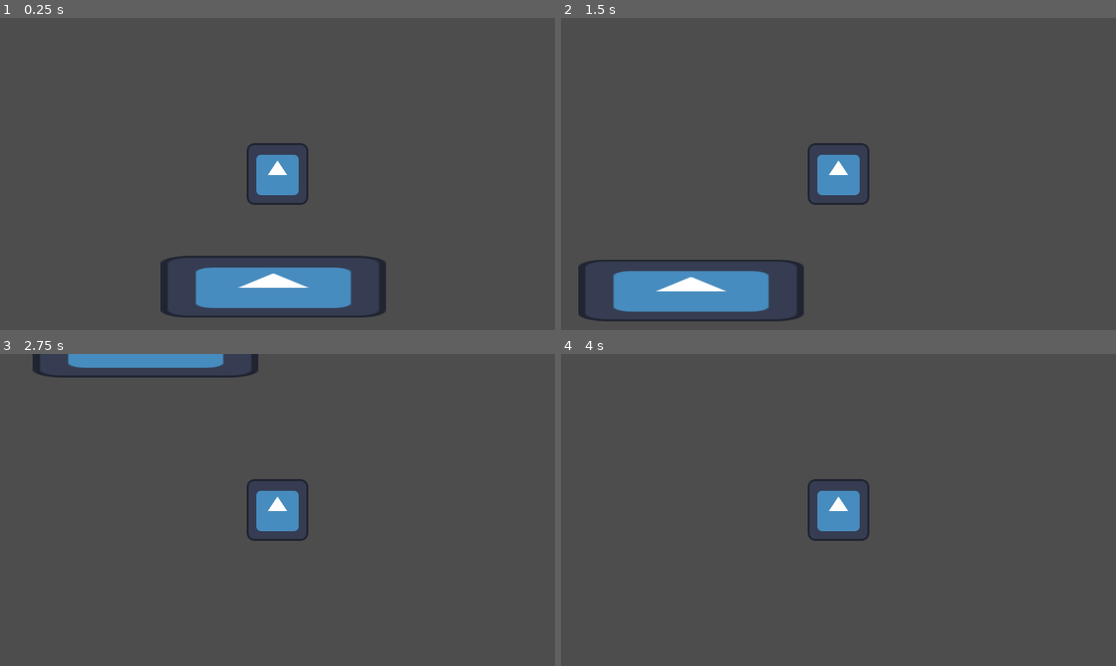
Above: before the commit, frames 1-4 (two rows, left to right).
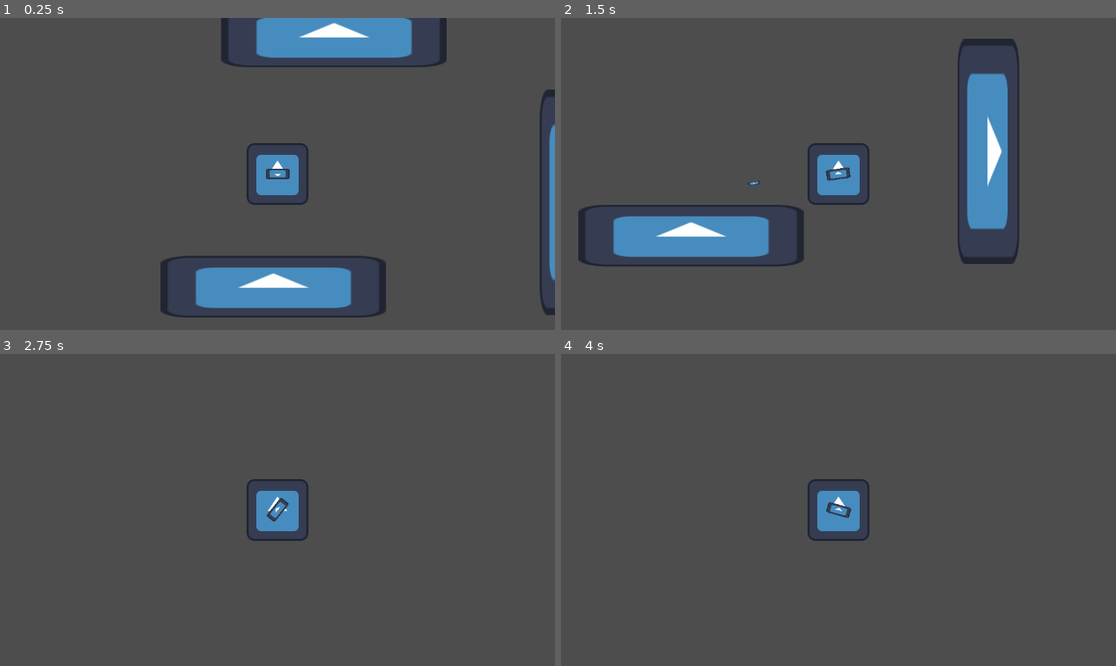
Above: after the commit, the same moments.

Repository: Sn0wy8/Haven
Game: Godot game, scene res://main.tscn
Two runs of this game, one before a commit and one after it. Both use one fixed random seed, a clock stepped at 60 frames per second and the inputs below. The engine's default icon, where the game draws it, is replaced by a stand-in: a white triangle on a blue panel in a dark square.
Inputs (mouse positions are in pixels of both pictures, inside the frame that each line leads up to):
- Up to frame 1 (0.25 s): no input
- Up to frame 2 (1.5 s): tap Enter (ui_accept) at 0.5, 0.77 s; move the mouse to (960, 158) at 0.52 s; hold Right (ui_right) from 0.53 s (still down); click (960, 158) at 0.6 s; move the mouse to (727, 189) at 1.27 s; click (727, 189) at 1.35 s
- Up to frame 3 (2.75 s): tap Enter (ui_accept) at 1.52 s; move the mouse to (333, 441) at 2.02 s; release Right (ui_right) at 2.03 s; hold Left (ui_left) from 2.03 s (still down); click (333, 441) at 2.1 s
- Up to frame 4 (4 s): move the mouse to (810, 572) at 2.77 s; release Left (ui_left) at 2.78 s; hold Right (ui_right) from 2.78 s (still down); click (810, 572) at 2.85 s; tap Enter (ui_accept) at 3.02, 3.5, 3.77 s; move the mouse to (1005, 556) at 3.52 s; click (1005, 556) at 3.6 s

The runs differ from the first frame. In frame 1, 5.3% of the frame differs, in the area x 39-100%, y 0-96%; in frame 2, 14%, in the area x 3-83%, y 6-98%; in frame 3, 1.9%; in frame 4, 0.1%.

Commit message:
simple gun

Diff:
--- /dev/null
+++ b/haven/MyHitBox.gd
@@ -0,0 +1,7 @@
+class_name MyHitBox
+extends Area2D
+
+@export var damage := 10
+
+func _init() -> void:
+	pass
--- /dev/null
+++ b/haven/breakable_platform.tscn
@@ -0,0 +1,10 @@
+[gd_scene format=3 uid="uid://b5ki2hegdeobu"]
+
+[ext_resource type="Texture2D" uid="uid://uelvhslkv8pv" path="res://icon.svg" id="1_3lhpt"]
+
+[node name="breakable_platform" type="AnimatableBody2D" unique_id=1037975149]
+
+[node name="Sprite2D" type="Sprite2D" parent="." unique_id=1475557375]
+position = Vector2(170, 0)
+scale = Vector2(3.65625, 1)
+texture = ExtResource("1_3lhpt")
--- /dev/null
+++ b/haven/bullet.gd
@@ -0,0 +1,17 @@
+extends Sprite2D
+@onready var AnimPlayer: AnimationPlayer = $AnimationPlayer
+
+const IS_PLAYER = true
+
+var speed: float = 1200
+# Called every frame. 'delta' is the elapsed time since the previous frame.
+func _physics_process(delta: float) -> void:
+	global_position += Vector2(1,0).rotated(rotation) * speed * delta
+
+func _on_animation_player_animation_finished(anim_name: StringName) -> void:
+	if anim_name == "remove":
+		queue_free()
+
+
+func _on_distance_timer_timeout() -> void:
+	AnimPlayer.play("remove")
--- /dev/null
+++ b/haven/bullet.tscn
@@ -0,0 +1,30 @@
+[gd_scene format=3 uid="uid://cmyg27jdy6160"]
+
+[ext_resource type="Texture2D" uid="uid://uelvhslkv8pv" path="res://icon.svg" id="1_v8qja"]
+[ext_resource type="Script" uid="uid://0vj47ksbt8le" path="res://bullet.gd" id="2_t4vbm"]
+[ext_resource type="Script" uid="uid://chgnj2r2pif3r" path="res://hitbox.gd" id="3_t4vbm"]
+
+[sub_resource type="RectangleShape2D" id="RectangleShape2D_v8qja"]
+size = Vector2(122.87999, 109.71431)
+
+[node name="Bullet" type="Sprite2D" unique_id=2051783511]
+position = Vector2(-1.9073486e-06, -3.8146973e-06)
+scale = Vector2(0.19531251, 0.05468749)
+texture = ExtResource("1_v8qja")
+script = ExtResource("2_t4vbm")
+
+[node name="AnimationPlayer" type="AnimationPlayer" parent="." unique_id=295394808]
+
+[node name="DistanceTimer" type="Timer" parent="." unique_id=1743016977]
+
+[node name="Hitbox" type="Area2D" parent="." unique_id=1430430887]
+collision_layer = 2
+collision_mask = 0
+script = ExtResource("3_t4vbm")
+
+[node name="CollisionShape2D" type="CollisionShape2D" parent="Hitbox" unique_id=2140520236]
+position = Vector2(9.765623e-06, 6.975447e-05)
+scale = Vector2(0.9999999, 0.9999999)
+shape = SubResource("RectangleShape2D_v8qja")
+
+[connection signal="timeout" from="DistanceTimer" to="." method="_on_distance_timer_timeout"]
--- /dev/null
+++ b/haven/gun.gd
@@ -0,0 +1,30 @@
+extends Node2D
+
+const bullet_scene = preload("res://bullet.tscn")
+
+const IS_PLAYER = true
+
+@onready var RotationOffset: Node2D = $RotationOffset
+@onready var SpriteShadow: Sprite2D = $RotationOffset/Sprite2D/shadow
+@onready var ShootPos: Marker2D = $RotationOffset/Sprite2D/shoot_pos
+
+var time_between_shot: float = 0.25
+var can_shoot: bool = true
+
+func _ready() -> void:
+	$ShootTimer.wait_time = time_between_shot
+
+func _physics_process(delta: float) -> void:
+	if Input.is_action_just_pressed("shoot") and can_shoot:
+		_shoot()
+		can_shoot = false
+		$ShootTimer.start()
+
+func _shoot():
+	var new_bullet = bullet_scene.instantiate()
+	new_bullet.global_position = ShootPos.global_position
+	new_bullet.global_rotation = ShootPos.global_rotation
+	get_tree().current_scene.add_child(new_bullet)
+
+func _on_shoot_timer_timeout() -> void:
+	can_shoot = true
--- /dev/null
+++ b/haven/gun.tscn
@@ -0,0 +1,20 @@
+[gd_scene format=3 uid="uid://c8815eok78ono"]
+
+[ext_resource type="Script" uid="uid://bpb0y4a1tqd3g" path="res://gun.gd" id="1_vk1bi"]
+[ext_resource type="Texture2D" uid="uid://uelvhslkv8pv" path="res://icon.svg" id="2_dk5gl"]
+
+[node name="Gun" type="Node2D" unique_id=1880026885]
+script = ExtResource("1_vk1bi")
+
+[node name="RotationOffset" type="Node2D" parent="." unique_id=1645637815]
+
+[node name="Sprite2D" type="Sprite2D" parent="RotationOffset" unique_id=2105182281]
+position = Vector2(0.5, 1.9073486e-06)
+scale = Vector2(0.3828125, 0.171875)
+texture = ExtResource("2_dk5gl")
+
+[node name="shoot_pos" type="Marker2D" parent="RotationOffset/Sprite2D" unique_id=1703789443]
+
+[node name="ShootTimer" type="Timer" parent="." unique_id=97513691]
+
+[connection signal="timeout" from="ShootTimer" to="." method="_on_shoot_timer_timeout"]
--- a/haven/main.tscn
+++ b/haven/main.tscn
@@ -2,6 +2,7 @@
 
 [ext_resource type="PackedScene" uid="uid://b4locmxaumksb" path="res://player.tscn" id="1_ig7tw"]
 [ext_resource type="PackedScene" uid="uid://ceu31quos2umr" path="res://platform.tscn" id="2_0xm2m"]
+[ext_resource type="PackedScene" uid="uid://b5ki2hegdeobu" path="res://breakable_platform.tscn" id="3_h2yge"]
 
 [node name="main" type="Node2D" unique_id=11614573]
 
@@ -10,3 +11,14 @@
 
 [node name="platform" parent="." unique_id=1037975149 instance=ExtResource("2_0xm2m")]
 position = Vector2(299, 440)
+
+[node name="platform2" parent="." unique_id=1782401746 instance=ExtResource("2_0xm2m")]
+position = Vector2(1086, 95)
+rotation = 1.5707964
+
+[node name="platform3" parent="." unique_id=930609550 instance=ExtResource("2_0xm2m")]
+position = Vector2(1515, -212)
+rotation = 1.5707964
+
+[node name="breakable_platform" parent="." unique_id=688448539 instance=ExtResource("3_h2yge")]
+position = Vector2(425, -80)
--- a/haven/player.gd
+++ b/haven/player.gd
@@ -1,9 +1,17 @@
 extends CharacterBody2D
 
+@onready
+var animations = $animations
+@onready
+var gun = $GunPivot/Gun
+@onready
+var gun_pivot: Marker2D = $GunPivot
+@export
+var gun_hold_distance: float
 
 const SPEED = 300.0
 const RIGHT_SPEED = 10
-const JUMP_VELOCITY = -50.0
+const JUMP_VELOCITY = -15.0
 const FORWARD_DIR = Vector2.RIGHT
 
 
@@ -18,6 +26,9 @@
 	if Input.is_action_pressed("ui_accept"):
 		velocity.y += JUMP_VELOCITY
 
+	# Downward Dash
+	if Input.is_action_pressed("ui_down"):
+		velocity.y -= -5
 	# Get the input direction and handle the movement/deceleration.
 	# As good practice, you should replace UI actions with custom gameplay actions.
 	var direction := Input.get_axis("ui_left", "ui_right")
@@ -27,3 +38,10 @@
 		velocity.x = move_toward(velocity.x, 0, SPEED)
 
 	move_and_slide()
+
+func _process(delta: float) -> void:
+	var mouse_direction := gun_pivot.global_position.direction_to(get_global_mouse_position())
+	gun.position = mouse_direction * gun_hold_distance
+	gun.scale.y = 1 if mouse_direction.x > 0 else -1
+	gun.show_behind_parent = mouse_direction.y < 0
+	gun.look_at(get_global_mouse_position())
--- a/haven/player.tscn
+++ b/haven/player.tscn
@@ -2,6 +2,7 @@
 
 [ext_resource type="Script" uid="uid://b02i6gu8ut3mp" path="res://player.gd" id="1_4flbx"]
 [ext_resource type="Texture2D" uid="uid://uelvhslkv8pv" path="res://icon.svg" id="2_onrkg"]
+[ext_resource type="PackedScene" uid="uid://c8815eok78ono" path="res://gun.tscn" id="3_i3pqv"]
 
 [sub_resource type="RectangleShape2D" id="RectangleShape2D_onrkg"]
 size = Vector2(125, 127)
@@ -17,3 +18,7 @@
 shape = SubResource("RectangleShape2D_onrkg")
 
 [node name="Camera2D" type="Camera2D" parent="." unique_id=809465771]
+
+[node name="GunPivot" type="Marker2D" parent="." unique_id=452083442]
+
+[node name="Gun" parent="GunPivot" unique_id=1880026885 instance=ExtResource("3_i3pqv")]
--- a/haven/project.godot
+++ b/haven/project.godot
@@ -15,6 +15,14 @@
 config/features=PackedStringArray("4.6", "Forward Plus")
 config/icon="res://icon.svg"
 
+[input]
+
+shoot={
+"deadzone": 0.2,
+"events": [Object(InputEventMouseButton,"resource_local_to_scene":false,"resource_name":"","device":-1,"window_id":0,"alt_pressed":false,"shift_pressed":false,"ctrl_pressed":false,"meta_pressed":false,"button_mask":0,"position":Vector2(0, 0),"global_position":Vector2(0, 0),"factor":1.0,"button_index":1,"canceled":false,"pressed":false,"double_click":false,"script":null)
+]
+}
+
 [physics]
 
 3d/physics_engine="Jolt Physics"
Not shown, added: haven/MyHitBox.gd.uid
Not shown, added: haven/bullet.gd.uid
Not shown, added: haven/gun.gd.uid
